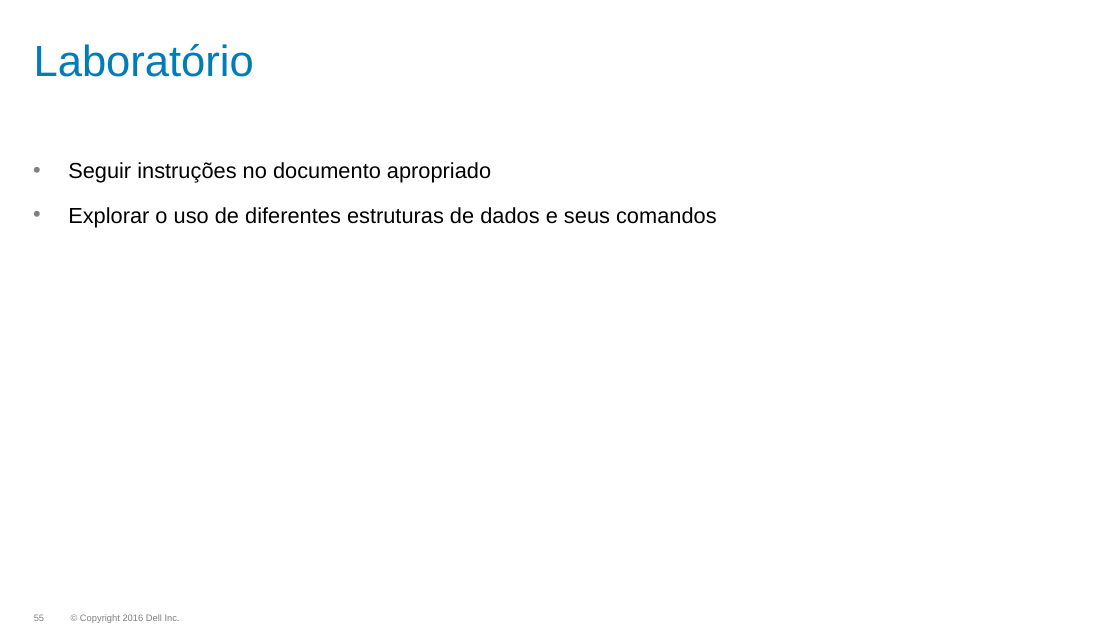
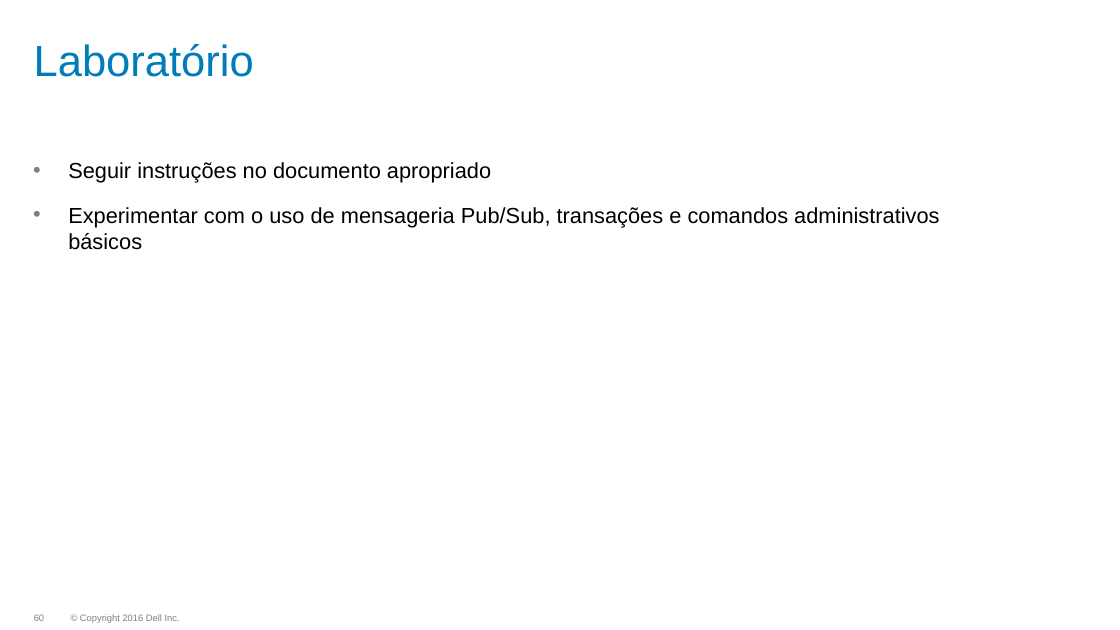
Before and after one commit to dougspadottoemc/Redis-HandsOn, a slide deck: slide 60 of slides/01_Utilizacao do Redis.pptx (slide 55 before the commit). Drawn at 1120x630 pixels with LibreOffice and Linux fonts; fonts in the diff are those of the drawing; background and template pictures are left out. Boxes give left, top, right and bottom in pixels: in the first picture for what was removed or moved away, otherwise in the second. Text is boxed around its words. In the diff, an @@ line names an element or a change of style, - is before the commit and + after.

```diff
--- a/slides/01_Utilizacao do Redis.pptx
+++ b/slides/01_Utilizacao do Redis.pptx
@@ text at box(68, 207, 939, 250): text changed @@
-• Explorar o uso de diferentes estruturas de dados e seus comandos
+• Experimentar com o uso de mensageria Pub/Sub, transações e comandos administrativos básicos
@@ page number at box(34, 615, 44, 621): text changed @@
-55
+60
```
Also in this commit, not shown: 2 other slides changed, 30 slides added, 1 other file.
